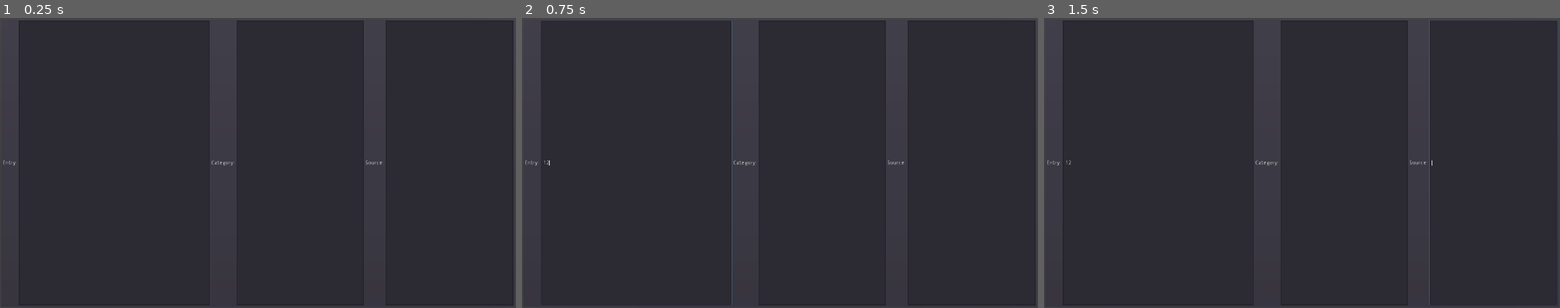
Above: before the commit, frames 1-3 (left to right).
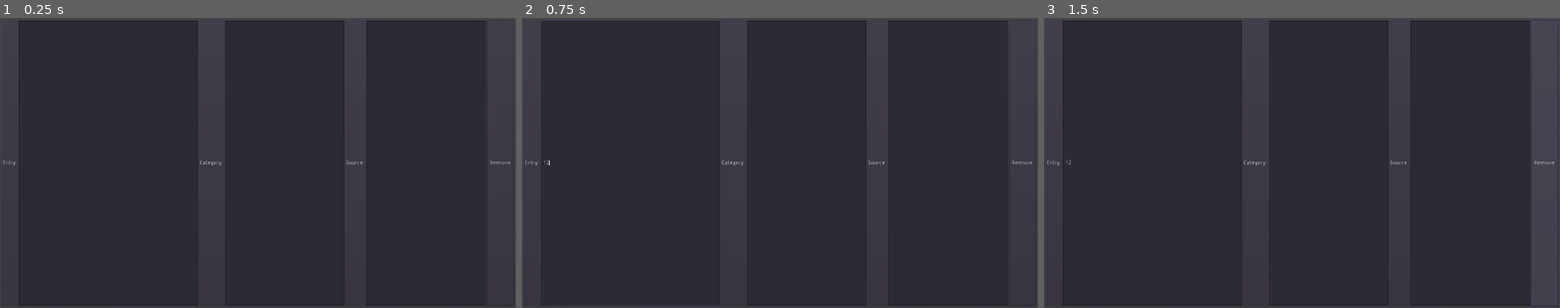
Above: after the commit, the same moments.

Repository: zacryol/spindle-of-serendipity
Game: Godot game, scene res://game/menus/ESSingle.tscn
The game is run twice, just before and just after one commit, with the same random seed, the same clock (stepped at 60 frames per second) and the same inputs. This scene is started directly instead of the project's main scene.
Inputs (mouse positions are in pixels of both pictures, inside the frame that each line leads up to):
- Up to frame 1 (0.25 s): no input
- Up to frame 2 (0.75 s): click (635, 163) at 0.52 s; type "12" at 0.6 s
- Up to frame 3 (1.5 s): click (1544, 163) at 1.25 s, where only the run after the commit has a clickable "Remove"

The runs differ from the first frame. In frame 1, 0.7% of the frame differs, in the area x 38-100%, y 0-100%; in frame 2, 0.8%; in frame 3, 5.6%.

Commit message:
added delete button

Diff:
--- a/godot/game/menus/ESSingle.gd
+++ b/godot/game/menus/ESSingle.gd
@@ -3,6 +3,7 @@
 onready var entry_enter := $HBoxContainer/E as LineEdit
 onready var cat_enter := $HBoxContainer/C as LineEdit
 onready var sou_enter := $HBoxContainer/S as LineEdit
+onready var try_delete := $HBoxContainer/DeleteButton as Button
 
 func _ready() -> void:
 	pass
@@ -24,3 +25,7 @@
 	entry_enter.text = e
 	cat_enter.text = c
 	sou_enter.text = s
+
+
+func _on_DeleteButton_pressed() -> void:
+	pass
--- a/godot/game/menus/ESSingle.tscn
+++ b/godot/game/menus/ESSingle.tscn
@@ -24,36 +24,67 @@
 
 [node name="E" type="LineEdit" parent="HBoxContainer"]
 margin_left = 40.0
-margin_right = 513.0
+margin_right = 484.0
 margin_bottom = 706.0
 size_flags_horizontal = 3
 size_flags_stretch_ratio = 1.5
 
 [node name="Label2" type="Label" parent="HBoxContainer"]
-margin_left = 517.0
+margin_left = 488.0
 margin_top = 346.0
-margin_right = 576.0
+margin_right = 547.0
 margin_bottom = 360.0
 text = "Category:"
 
 [node name="C" type="LineEdit" parent="HBoxContainer"]
-margin_left = 580.0
-margin_right = 895.0
+margin_left = 551.0
+margin_right = 847.0
 margin_bottom = 706.0
 size_flags_horizontal = 3
 
 [node name="Label3" type="Label" parent="HBoxContainer"]
-margin_left = 899.0
+margin_left = 851.0
 margin_top = 346.0
-margin_right = 946.0
+margin_right = 898.0
 margin_bottom = 360.0
 text = "Source:"
 
 [node name="S" type="LineEdit" parent="HBoxContainer"]
-margin_left = 950.0
-margin_right = 1266.0
+margin_left = 902.0
+margin_right = 1198.0
 margin_bottom = 706.0
 size_flags_horizontal = 3
 __meta__ = {
 "_edit_use_anchors_": false
 }
+
+[node name="DeleteButton" type="Button" parent="HBoxContainer"]
+margin_left = 1202.0
+margin_right = 1266.0
+margin_bottom = 706.0
+text = "Remove"
+
+[node name="DelConf" type="HBoxContainer" parent="HBoxContainer"]
+visible = false
+margin_left = 1106.0
+margin_right = 1265.0
+margin_bottom = 706.0
+
+[node name="Label" type="Label" parent="HBoxContainer/DelConf"]
+margin_top = 346.0
+margin_right = 87.0
+margin_bottom = 360.0
+text = "Are you sure?"
+
+[node name="Yes" type="Button" parent="HBoxContainer/DelConf"]
+margin_left = 91.0
+margin_right = 125.0
+margin_bottom = 706.0
+text = "Yes"
+
+[node name="No" type="Button" parent="HBoxContainer/DelConf"]
+margin_left = 129.0
+margin_right = 159.0
+margin_bottom = 706.0
+text = "No"
+[connection signal="pressed" from="HBoxContainer/DeleteButton" to="." method="_on_DeleteButton_pressed"]
